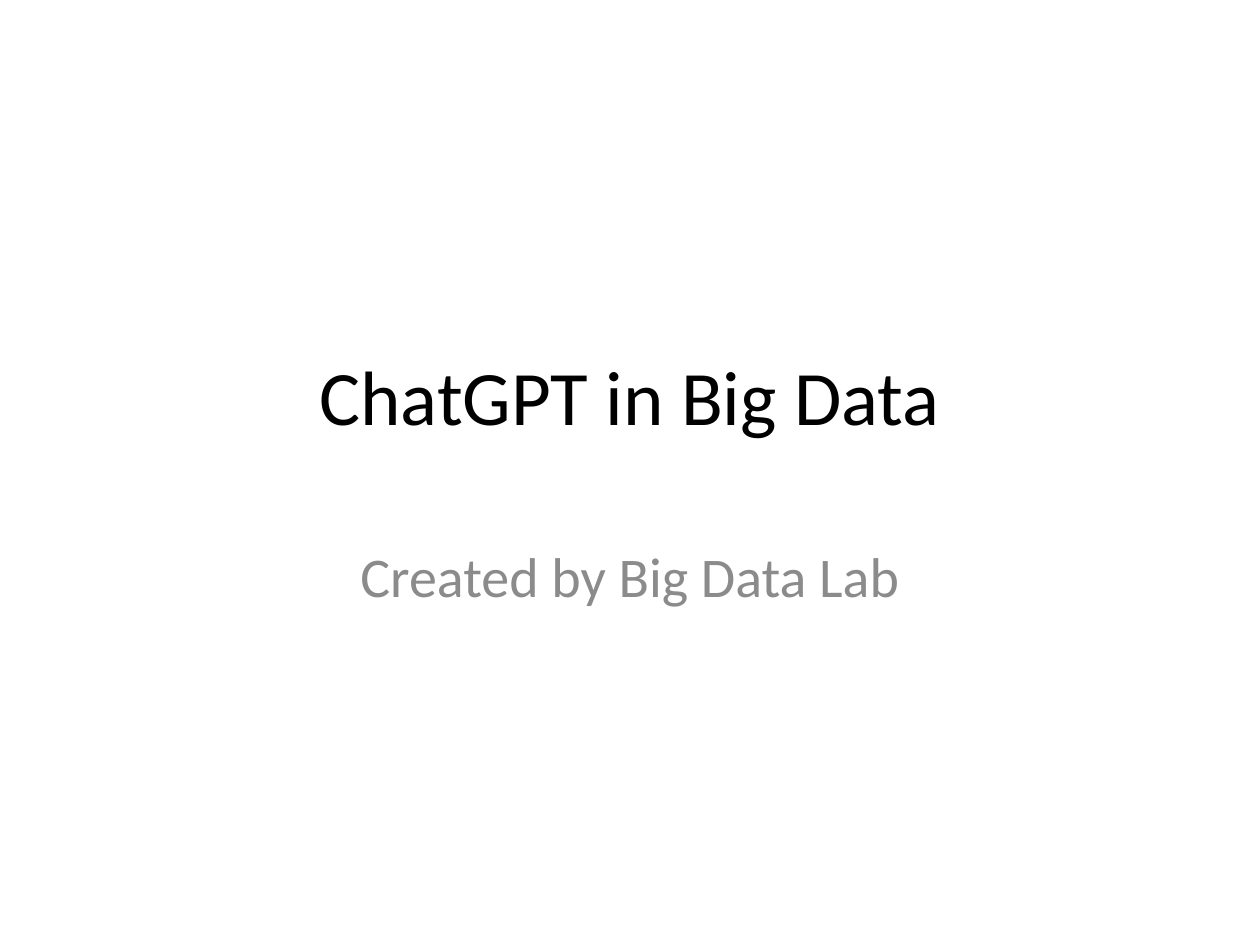
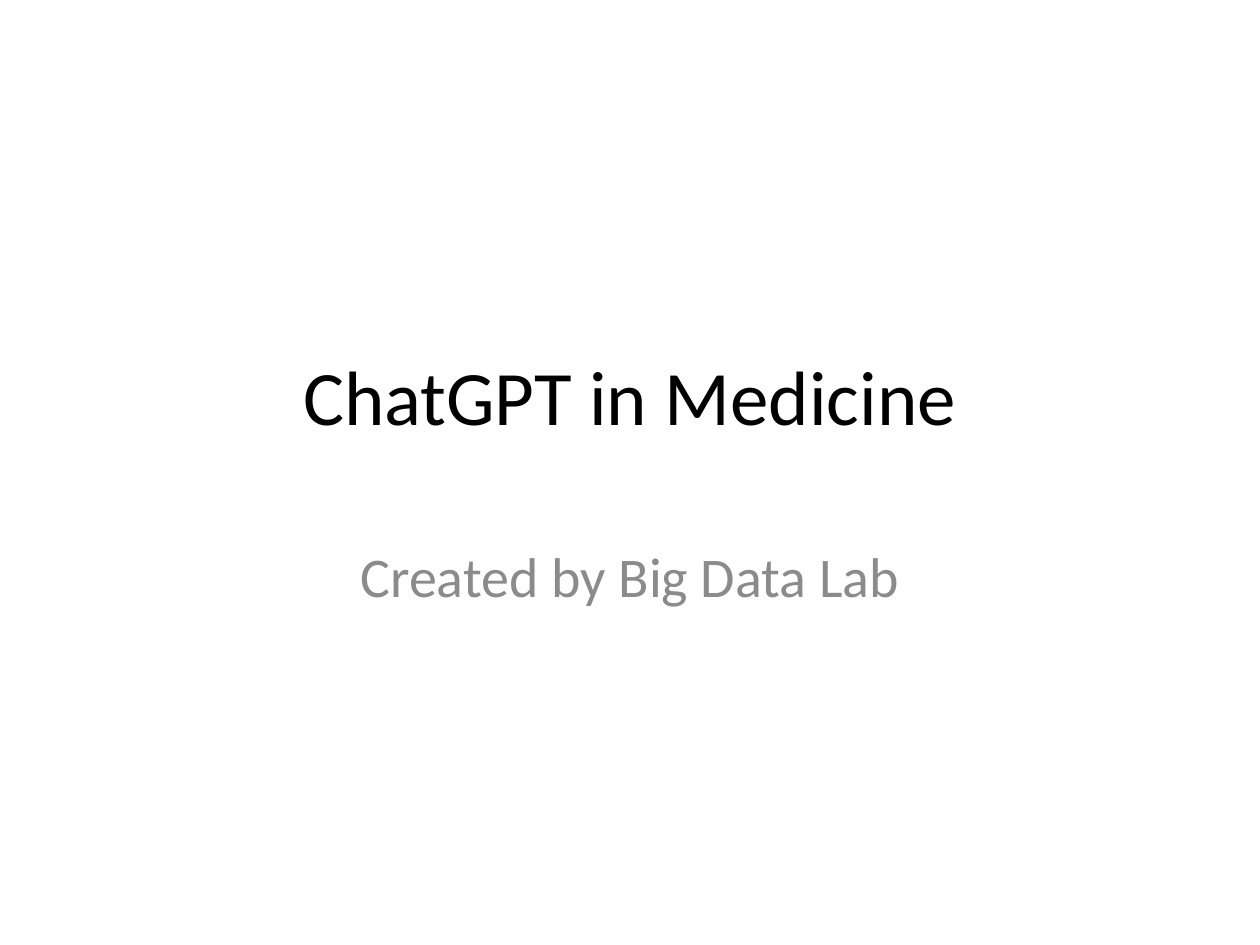
Before and after one commit to bithabib/create_ppt_using_chatgpt, a slide deck: slide 1 of First_presentation.pptx. Drawn at 1260x945 pixels with LibreOffice and Linux fonts; fonts in the diff are those of the drawing. Boxes give left, top, right and bottom in pixels: in the first picture for what was removed or moved away, otherwise in the second. Text is boxed around its words. In the diff, an @@ line names an element or a change of style, - is before the commit and + after.

```diff
--- a/First_presentation.pptx
+++ b/First_presentation.pptx
@@ title at bbox=[303, 371, 956, 426]: text changed @@
-ChatGPT in Big Data
+ChatGPT in Medicine
```
Also in this commit, not shown: 1 other slide changed, 3 slides added, 3 slides removed, 1 other file.
